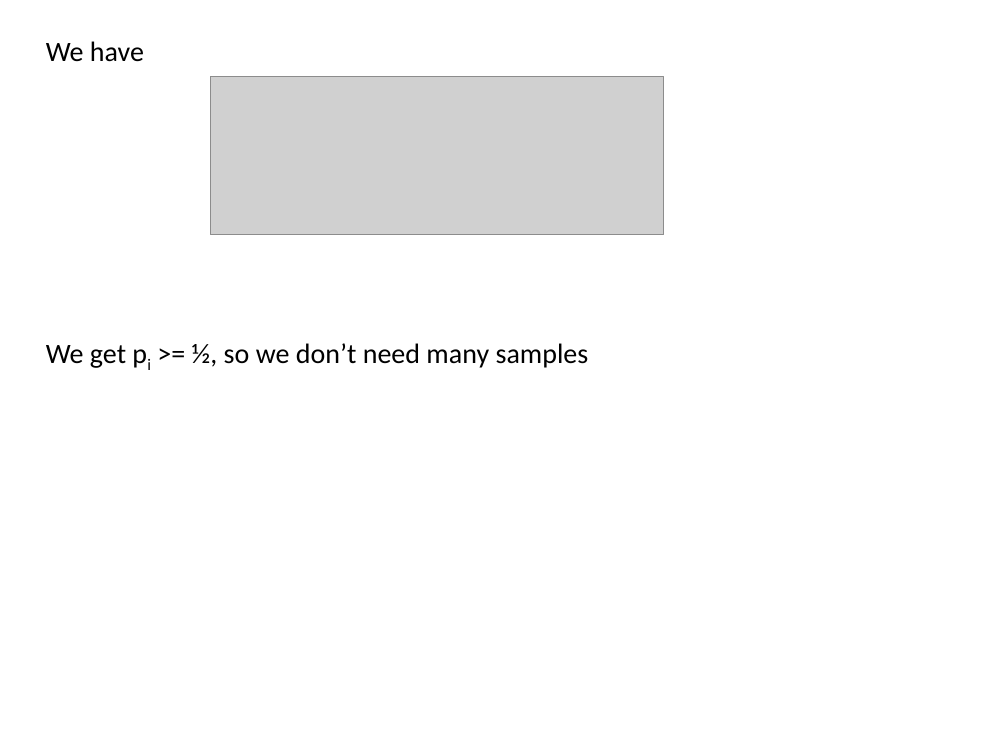
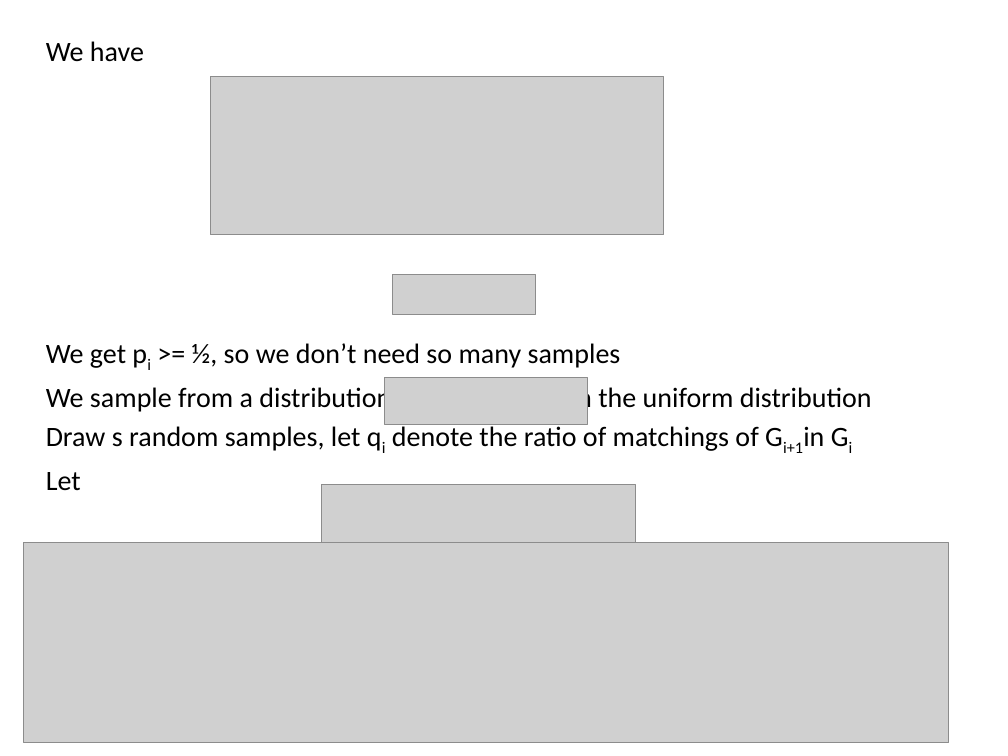
Before and after one commit to cloudygoose/homework_projects, a slide deck: slide 8 of approximate counting/approximate counting and sampling.pptx. Drawn at 1008x756 pixels with LibreOffice and Linux fonts; fonts in the diff are those of the drawing; grey boxes stand for pictures. Boxes give left, top, right and bottom in pixels: in the first picture for what was removed or moved away, otherwise in the second. Text is boxed around its words. In the diff, an @@ line names an element or a change of style, - is before the commit and + after.

```diff
--- a/approximate counting/approximate counting and sampling.pptx
+++ b/approximate counting/approximate counting and sampling.pptx
@@ picture added at box(393, 275, 536, 316) @@
@@ text at box(46, 343, 872, 576): text changed @@
-We get pi >= ½, so we don’t need many samples
+We get pi >= ½, so we don’t need so many samples
+We sample from a distribution from the uniform distribution
+Draw s random samples, let qi denote the ratio of matchings of Gi+1in Gi
+Let
+Then we have
@@ picture added at box(385, 378, 588, 424) @@
@@ picture added at box(322, 485, 635, 542) @@
@@ picture added at box(23, 542, 949, 743) @@
```
Also in this commit, not shown: 3 slides added.
